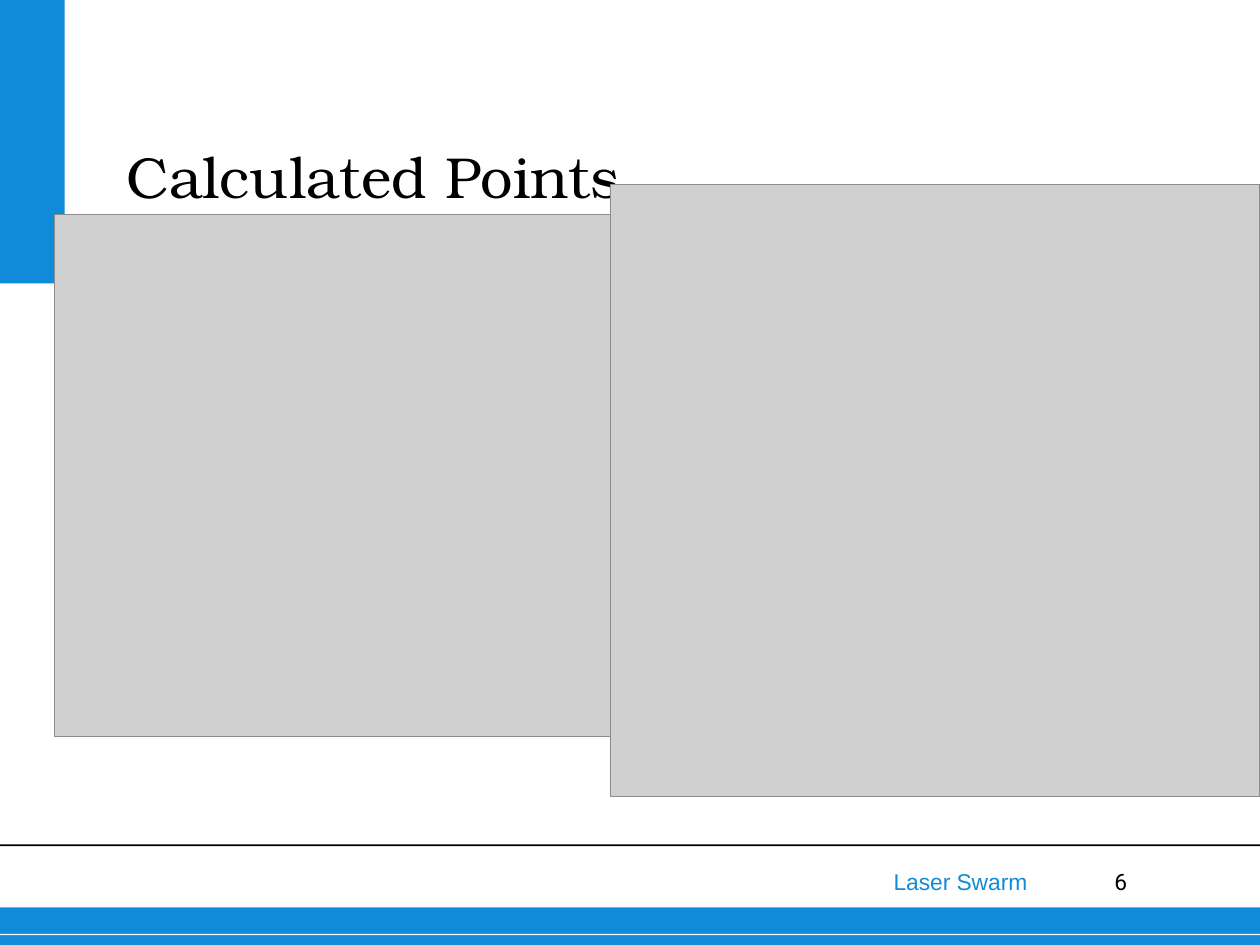
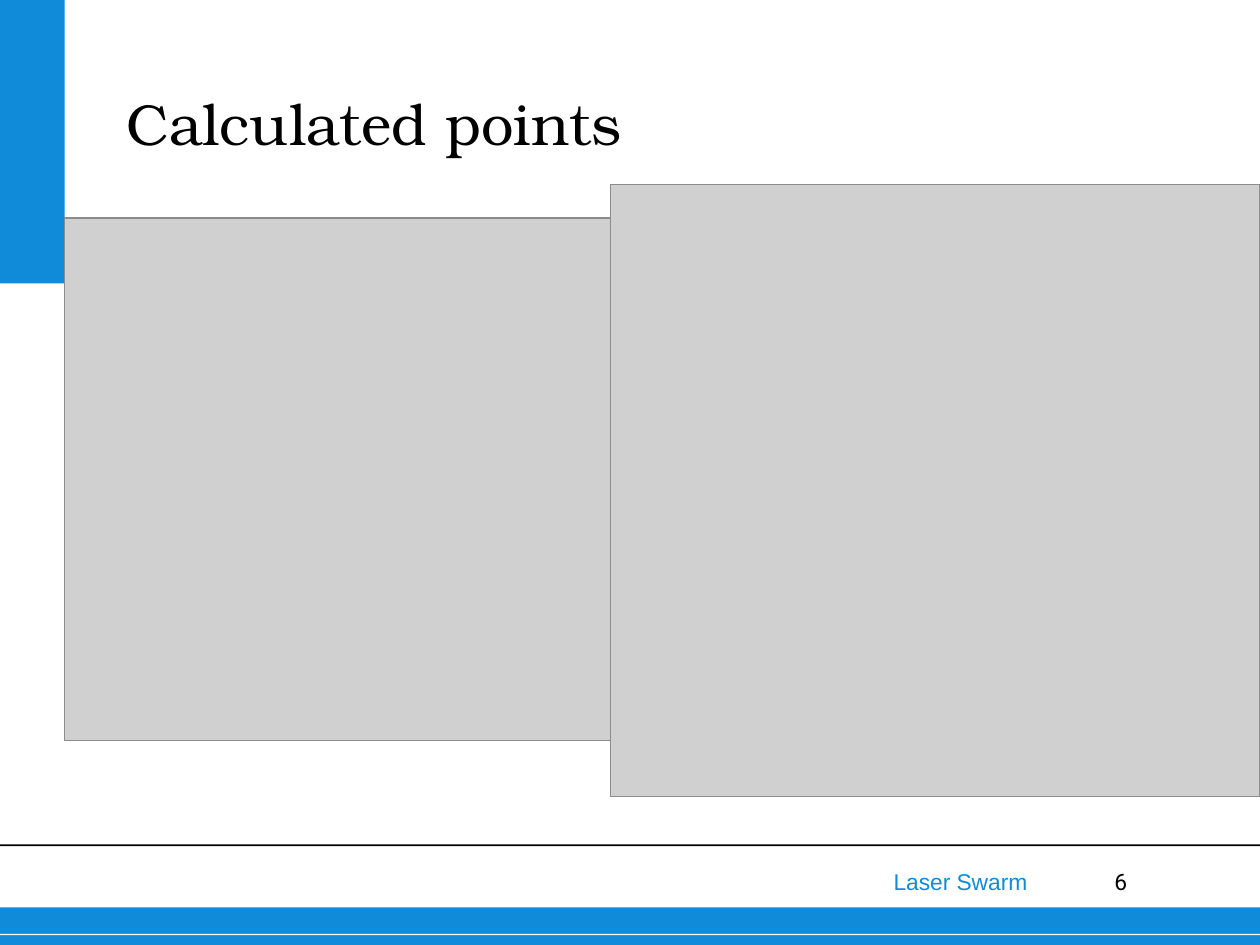
Before and after one commit to thewisenerd/laser-swarm, a slide deck: slide 6 of finalPresentation/subsections/BRDF.ppt. Drawn at 1260x945 pixels with LibreOffice and Linux fonts; fonts in the diff are those of the drawing; grey boxes stand for pictures; background and template pictures are left out. Boxes give left, top, right and bottom in pixels: in the first picture for what was removed or moved away, otherwise in the second. Text is boxed around its words. In the diff, an @@ line names an element or a change of style, - is before the commit and + after.

```diff
--- a/finalPresentation/subsections/BRDF.ppt
+++ b/finalPresentation/subsections/BRDF.ppt
@@ text at <box>126,103,622,158</box>: text changed @@
-Calculated Points
+Calculated points
@@ picture: place and size @@
-picture at <box>54,214,630,737</box>
+picture at <box>64,218,640,741</box>
```
Also in this commit, not shown: 5 other slides changed.
